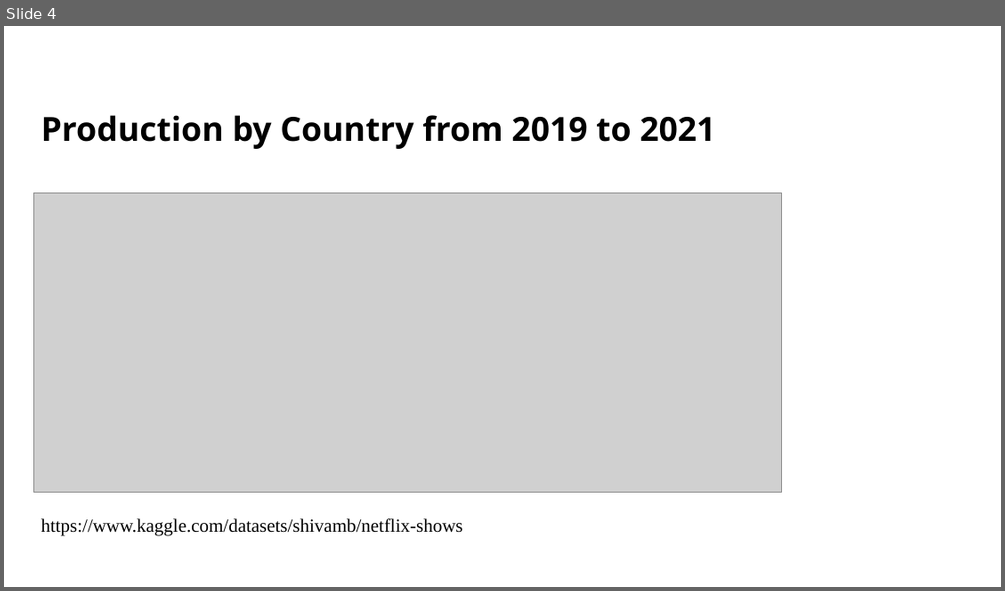
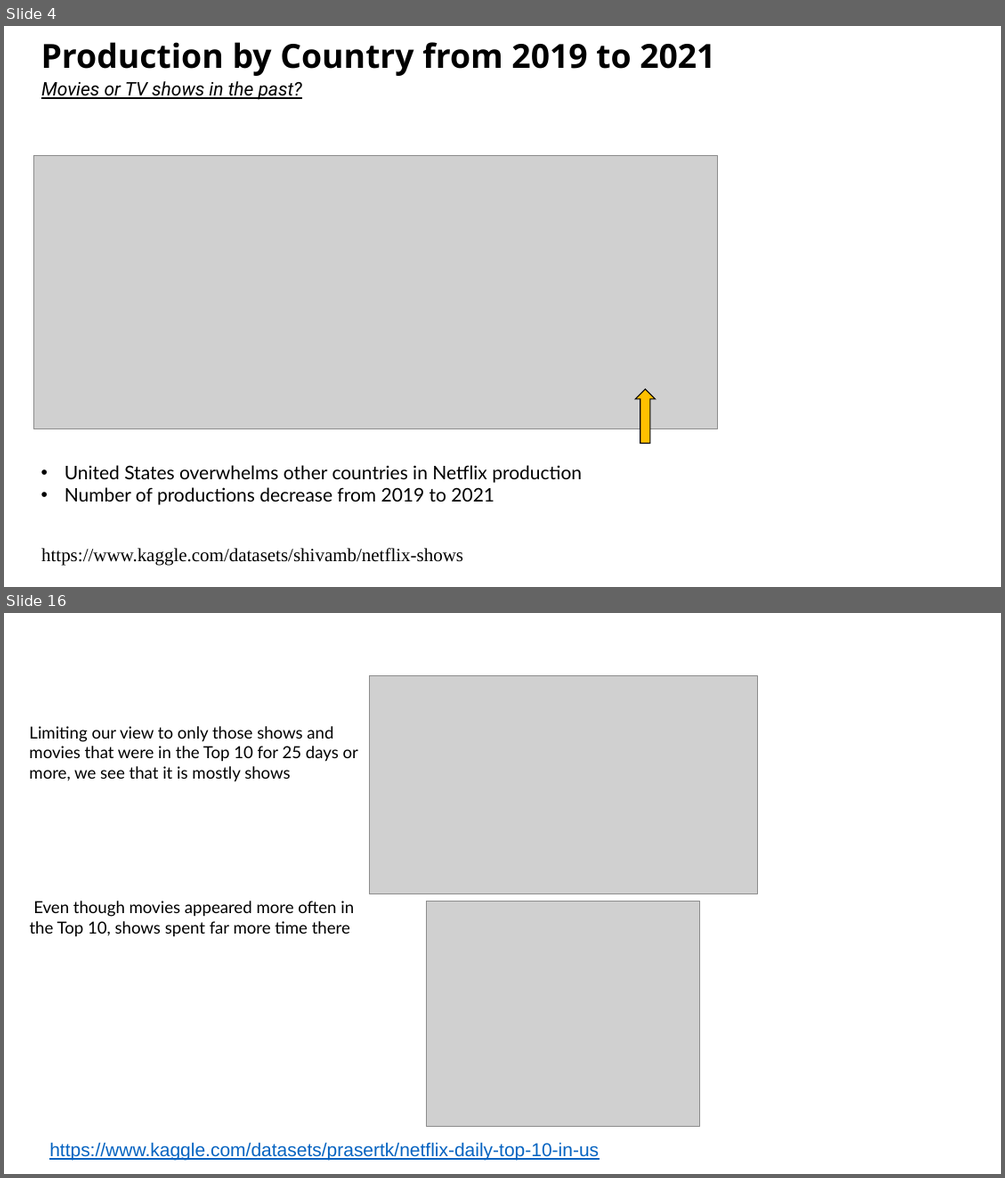
Before and after one commit to Costilrt/The-First-Project, a slide deck: TeamProjectPPT.pptx. Shown one above the other, each under a label of ours: slide 4 before the commit, slides 4 and 16 after it; the slides between them are not shown. The pictures are 1005x591 and 1005x1178 pixels, drawn with LibreOffice and Linux fonts; fonts in the diff are those of the drawing; grey boxes stand for pictures; background and template pictures are left out. Boxes give left, top, right and bottom in pixels: in the first picture for what was removed or moved away, otherwise in the second. Text is boxed around its words. In the diff, an @@ line names an element or a change of style, - is before the commit and + after.

```diff
--- a/TeamProjectPPT.pptx
+++ b/TeamProjectPPT.pptx
@@ slide 16 added at (4,613,1001,1174), background picture (left out) @@
@@ picture added at (369,676,757,893) @@
@@ text added at (29,726,358,782), 16 pt, text #000000 @@
+Limiting our view to only those shows and movies that were in the Top 10 for 25 days or more, we see that it is mostly shows
@@ text added at (30,900,354,937), 16 pt, text #000000 @@
+Even though movies appeared more often in the Top 10, shows spent far more time there
@@ picture added at (427,900,699,1126) @@
@@ text added at (49,1142,599,1160), 18 pt, text #0563C1, underline @@
+https://www.kaggle.com/datasets/prasertk/netflix-daily-top-10-in-us
@@ slide 4 changed as well @@
@@ text "Production by Country from 2019 ...": place and size @@
-text "Production by Country from 2019 ..." at (41,115,715,149)
+text "Production by Country from 2019 ..." at (41,42,715,76)
@@ text added at (41,81,302,100), 18 pt, text #000000, italic, underline @@
+Movies or TV shows in the past?
@@ picture: place and size @@
-picture at (34,192,782,491)
+picture at (34,155,718,429)
@@ down arrow added at (635,389,655,443), fill #FFC000, outline #000000 1 pt @@
@@ text added at (65,465,582,505), 18 pt, text #000000 @@
+• United States overwhelms other countries in Netflix production
+• Number of productions decrease from 2019 to 2021
@@ text "https://www.kaggle.com/datasets/shivamb/netflix-shows": place and size @@
-text "https://www.kaggle.com/datasets/shivamb/netflix-shows" at (41,518,463,535)
+text "https://www.kaggle.com/datasets/shivamb/netflix-shows" at (41,548,463,565)
```
Also in this commit, not shown: 2 other slides changed, 11 other slides added, 1 slide removed.
